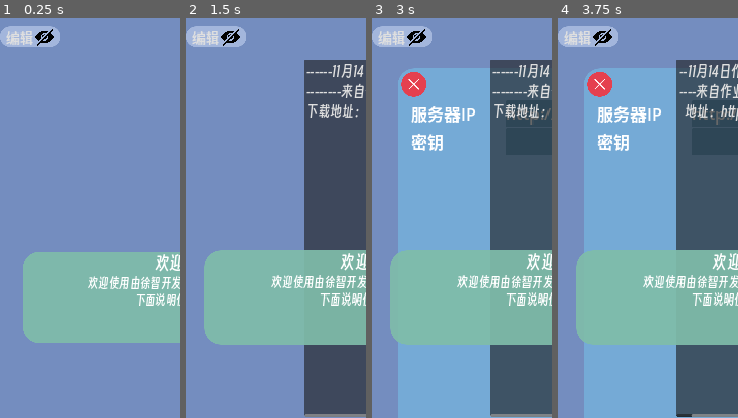
Above: before the commit, frames 1-4 (left to right).
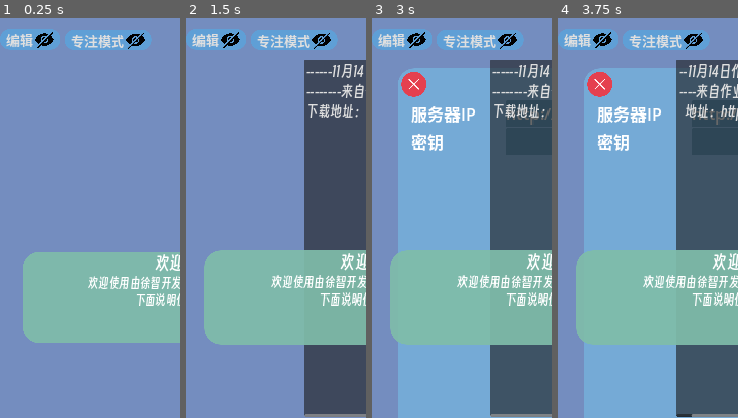
Above: after the commit, the same moments.

Repository: xingguix/HomeworkTracker
Game: Godot game, scene res://UI/mainUI.tscn
The game is run twice, just before and just after one commit, with the same random seed, the same clock (stepped at 60 frames per second) and the same inputs.
Inputs (mouse positions are % of the whole screen's width and height, from its top left):
- Up to frame 1 (0.25 s): no input
- Up to frame 2 (1.5 s): click "编辑" at 0.5 s; click (68, 3) at 1.25 s
- Up to frame 3 (3 s): click (81, 3) at 2 s; click (94, 3) at 2.75 s
- Up to frame 4 (3.75 s): click (63, 16) at 3.52 s; type "12" at 3.6 s
The pictures show only the part of the screen within x 0-50%, y 0-50%; the shares and areas given below are measured in that part.

The runs differ from the first frame. In frame 1, 2.1% of the frame differs, in the area x 0-81%, y 2-8%; in frame 2, 2.1%; in frame 3, 2.1%; in frame 4, 2.1%.

Commit message:
专注模式制作完毕

Diff:
--- a/UI/DeleteAll.gd
+++ b/UI/DeleteAll.gd
@@ -10,3 +10,7 @@
 
 func delete():
 	%"整体".delete_due_task()
+
+
+func _on_edit_button_on_pressed(enable: bool) -> void:
+	visible = enable
--- a/UI/mainUI.tscn
+++ b/UI/mainUI.tscn
@@ -24,13 +24,6 @@
 
 [sub_resource type="StyleBoxFlat" id="StyleBoxFlat_f5iij"]
 bg_color = Color(0.45427, 0.552762, 0.74867, 1)
-
-[sub_resource type="StyleBoxFlat" id="StyleBoxFlat_ywqyw"]
-bg_color = Color(0.639013, 0.714484, 0.861441, 1)
-corner_radius_top_left = 30
-corner_radius_top_right = 30
-corner_radius_bottom_right = 30
-corner_radius_bottom_left = 30
 
 [sub_resource type="StyleBoxTexture" id="StyleBoxTexture_effo6"]
 texture = ExtResource("3_i5467")
@@ -152,8 +145,8 @@
 visible = false
 modulate = Color(1, 0.379642, 0.798375, 1)
 layout_mode = 2
-offset_left = 181.0
-offset_right = 291.0
+offset_left = 550.0
+offset_right = 660.0
 offset_bottom = 111.0
 size_flags_horizontal = 3
 texture_normal = ExtResource("10_ybtdg")
@@ -178,11 +171,10 @@
 
 [node name="EditButton" parent="TopBar" instance=ExtResource("17_5aeac")]
 layout_mode = 1
-offset_top = 28.0
+offset_top = 36.0
 offset_right = 181.0
-offset_bottom = 90.0
-size_flags_horizontal = 3
-theme_override_styles/panel = SubResource("StyleBoxFlat_ywqyw")
+offset_bottom = 98.0
+size_flags_horizontal = 3
 text = "编辑"
 
 [node name="RightBox" type="HBoxContainer" parent="TopBar"]
@@ -227,6 +219,14 @@
 stretch_mode = 0
 script = ExtResource("20_vl73l")
 setting_panel = NodePath("../../../SettingPanel")
+
+[node name="FocusMode" parent="TopBar" instance=ExtResource("17_5aeac")]
+layout_mode = 0
+offset_left = 194.0
+offset_top = 38.0
+offset_right = 455.0
+offset_bottom = 99.0
+text = "专注模式"
 
 [node name="SettingPanel" parent="." instance=ExtResource("13_difud")]
 visible = false
@@ -337,10 +337,12 @@
 
 [connection signal="pressed" from="TopBar/DeleteAll" to="TopBar/DeleteAll" method="_on_pressed"]
 [connection signal="on_pressed" from="TopBar/EditButton" to="Panel/VBoxContainer/ScrollContainer/整体" method="edit_mode"]
+[connection signal="on_pressed" from="TopBar/EditButton" to="TopBar/DeleteAll" method="_on_edit_button_on_pressed"]
 [connection signal="pressed" from="TopBar/RightBox/PrintButton" to="TopBar/RightBox/PrintButton" method="_on_pressed"]
 [connection signal="pressed" from="TopBar/RightBox/RefreshButton" to="Panel/VBoxContainer/ScrollContainer/整体" method="refresh"]
 [connection signal="pressed" from="TopBar/RightBox/RefreshButton" to="TopBar/RightBox/RefreshButton" method="_on_pressed"]
 [connection signal="pressed" from="TopBar/RightBox/SettingButton" to="TopBar/RightBox/SettingButton" method="_on_pressed"]
+[connection signal="on_pressed" from="TopBar/FocusMode" to="Panel/VBoxContainer/ScrollContainer/整体" method="focus_toggle"]
 [connection signal="pressed" from="提示框/cancel" to="提示框" method="_on_cancel_pressed"]
 [connection signal="pressed" from="提示框/accept" to="提示框" method="_on_accept_pressed"]
 
--- a/UI/switch_button.gd
+++ b/UI/switch_button.gd
@@ -21,5 +21,4 @@
 		panel.visible = toggled_on
 	show_icon.visible = toggled_on
 	hide_icon.visible = !toggled_on
-	delete_all.visible = toggled_on
 	emit_signal("on_pressed", button.button_pressed)
--- a/UI/整体.gd
+++ b/UI/整体.gd
@@ -15,6 +15,7 @@
 var poped: bool = false
 var subject_column = preload("res://UI/subject_field.tscn")
 var place_holder: Control
+var focusing: bool = false
 
 func update(wait: bool = true):
 	if wait:
@@ -207,3 +208,29 @@
 		if not input:
 			input = 1
 		i.default_duetime = input
+	if focusing:
+		focus()
+
+func show_tasks() -> void:
+	for i in get_tasks():
+		i.show()
+
+func least_difference() -> int:
+	var tasks : Array = get_tasks()
+	var difference: int = tasks[0].day_difference()
+	for i in get_tasks():
+		if i.day_difference() < difference:
+			difference = i.day_difference()
+	return difference
+
+func focus_toggle(enable: bool) -> void:
+	focusing = enable
+	if not enable:
+		show_tasks()
+
+func focus() -> void:
+	var least_difference_number := least_difference()
+	for i in get_tasks():
+		var difference = i.day_difference()
+		if difference > least_difference_number or i.state:
+			i.hide()
Not shown: 1 places in UI/mainUI.tscn that only renumber resources
